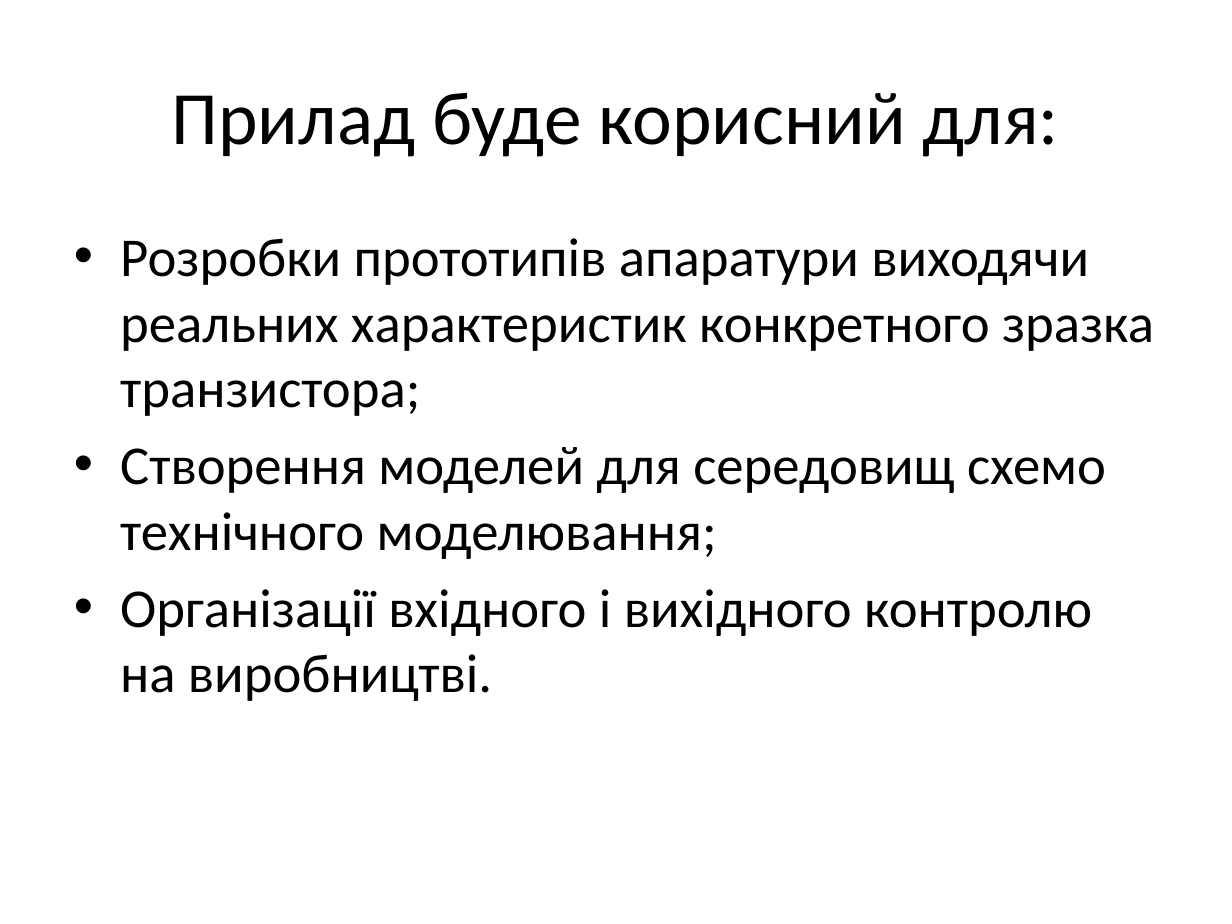
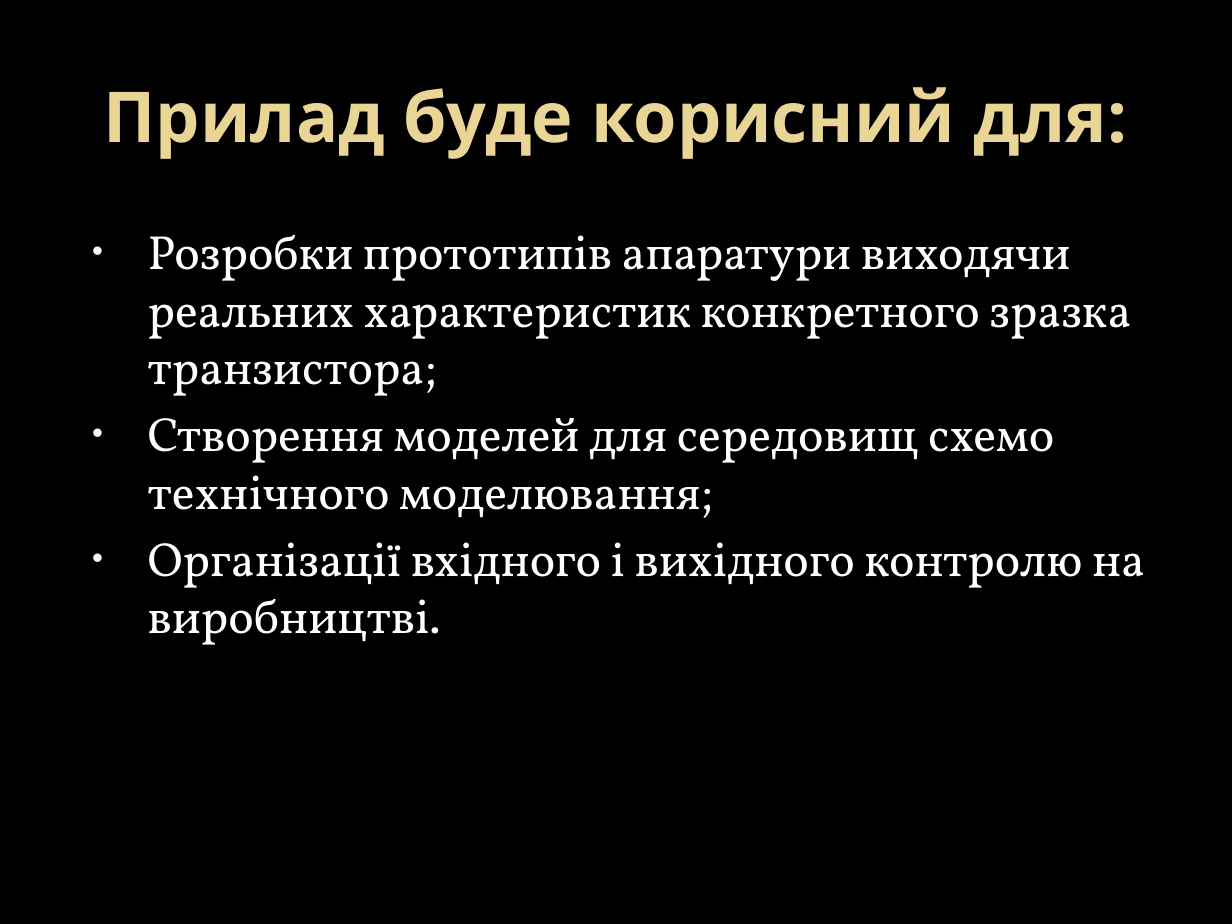
Before and after one commit to DoctorScrept/Temp, a slide deck: slide 4 of Conferece/Report1.pptx. Drawn at 1232x924 pixels with LibreOffice and Linux fonts; fonts in the diff are those of the drawing; background and template pictures are left out. Boxes give left, top, right and bottom in pixels: in the first picture for what was removed or moved away, otherwise in the second. Text is boxed around its words. In the diff, an @@ line names an element or a change of style, - is before the commit and + after.

```diff
--- a/Conferece/Report1.pptx
+++ b/Conferece/Report1.pptx
@@ background #FFFFFF to picture (left out) @@
@@ title "Прилад буде корисний для:" at (104,87,1127,159): size 44 to 41 pt, font Calibri to Noto Sans, text colour #000000 to gradient #EAD696 to #E7D081, bold on @@
@@ text "Розробки прототипів апаратури виходячи реальних ..." at (148,235,1145,645): size 32 to 28 pt, font Calibri to Vollkorn, text colour #000000 to #FFFFFF; indent changed @@
```
Also in this commit, not shown: 5 other slides changed, 1 other file.
